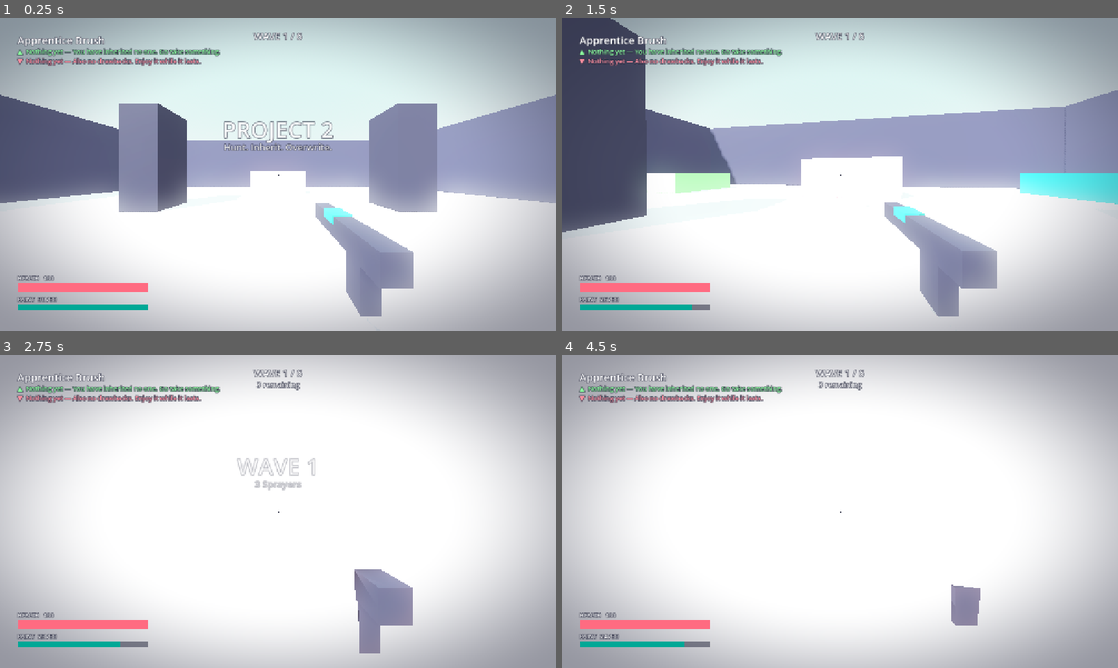
Above: before the commit, frames 1-4 (two rows, left to right).
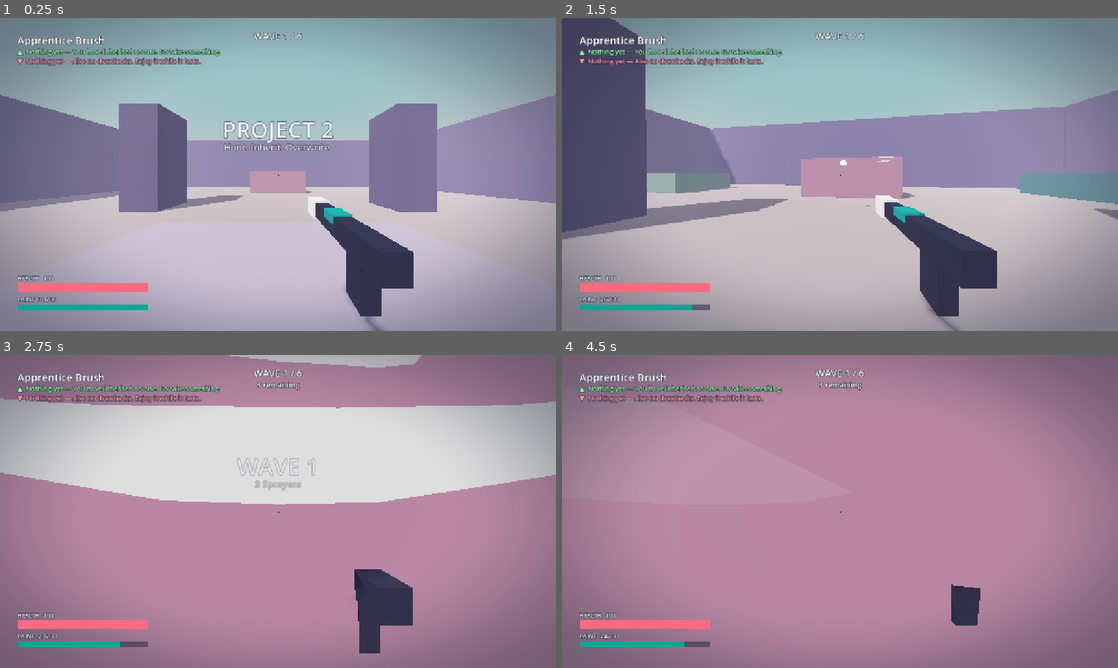
Above: after the commit, the same moments.

Repository: GameDevRocky/project-2
Game: Godot game, scene res://scenes/main.tscn
The game is run twice, just before and just after one commit, with the same random seed, the same clock (stepped at 60 frames per second) and the same inputs.
Inputs (mouse positions are in pixels of both pictures, inside the frame that each line leads up to):
- Up to frame 1 (0.25 s): no input
- Up to frame 2 (1.5 s): tap Enter (ui_accept) at 0.5 s; move the mouse to (867, 174) at 0.52 s; press the mouse at (867, 174) at 0.53 s; hold W (move_forward) from 0.53 s (still down); tap Space (jump) at 0.77 s; move the mouse to (812, 174) at 1.27 s; release the mouse at (812, 174) at 1.28 s; click (812, 174) at 1.35 s
- Up to frame 3 (2.75 s): keep holding W (move_forward); tap Space (jump) at 1.52 s; move the mouse to (289, 505) at 2.02 s; press the mouse at (289, 505) at 2.03 s; tap E (interact) at 2.1 s
- Up to frame 4 (4.5 s): keep holding W (move_forward); move the mouse to (834, 517) at 2.77 s; release the mouse at (834, 517) at 2.78 s; tap Q at 2.85 s; tap Space (jump) at 3.02, 3.77 s; click (834, 517) at 3.05 s; move the mouse to (878, 514) at 3.52 s; hold Ctrl 3.53-4.28 s; click (878, 514) at 3.8 s; move the mouse to (795, 508) at 4.27 s; tap Shift at 4.35 s

The runs differ from the first frame. In frame 1, 80% of the frame differs, in the area x 0-100%, y 0-100%; in frame 2, 81%; in frame 3, 95%; in frame 4, 98%.

Commit message:
Stage 1 visual pass: fix over-brightness and improve readability
Presentation only - no collision, layout, stats, timings or wave changes.

- Tonemap white 1.0 -> 3.0 so the sunlit floor no longer clips to white
- Glow bloom off; glow now only picks out emissive gameplay objects
- Ambient from a fixed lavender colour instead of the pale sky; warmer,
  slightly weaker sun for warm-light / cool-shade depth
- Light distance fog; enemies, cores, globs and splats opt out of it
- Canvas-grey floor, dusty violet walls, muted cover colours that no
  longer match the enemy colours exactly
- Enemy emission 0.35 -> 0.6; paint globs no longer unshaded so their
  emission actually renders; gun brush head glows in the pair colour
- Web (Compatibility) renderer gets sun energy 0.25, because it draws a
  shadow-casting sun ~2.7x brighter than Forward+
- Memory notes: web renderer brightness, WSL/screenshot testing, and a
  correction (Compatibility does support glow in 4.7.2)

Co-Authored-By: Claude Opus 5.5 <noreply@anthropic.com>

Diff:
--- a/scripts/arena.gd
+++ b/scripts/arena.gd
@@ -33,8 +33,6 @@
 ## "unfair" - dying should teach you the room, and a room reshuffled every run
 ## teaches you nothing.
 
-const Traits = preload("res://scripts/traits.gd")
-
 ## Half the width of the playable floor, in metres. The floor runs from
 ## -ARENA_HALF to +ARENA_HALF on both axes, so the arena is 46m square.
 const ARENA_HALF := 23.0
@@ -46,6 +44,34 @@
 ## How thick the boundary walls are. Deliberately chunky - thin walls are what
 ## fast projectiles slip through, and thickness costs nothing here.
 const WALL_THICKNESS := 2.0
+
+
+# --- The environment palette ------------------------------------------------
+# The rule behind these colours: the ROOM sits in the middle of the brightness
+# range with soft, dusty colour, so that everything you have to react to -
+# enemies, cores, paint - can sit above it (brighter, more saturated, glowing)
+# or, for the charcoal Monolith, clearly below it. The first version used a
+# near-white floor and the exact same pink/mint/teal as the enemies, so a pink
+# Sprayer in front of a pink block, or a white Ghost on the white floor, simply
+# disappeared.
+
+## Warm primed-canvas grey. Light enough to feel like a gallery floor, dark
+## enough that it never blows out to white under the sun.
+const FLOOR_COLOR := Color("#C4BCB3")
+
+## Dusty violet. A mid-tone frame around the room, deliberately lighter than
+## the charcoal Monolith and darker than the pastel enemies, so both read
+## against it.
+const WALL_COLOR := Color("#6C6592")
+
+## Muted "room" versions of the GDD palette, used only for cover. Same hue
+## family as the enemy colours, but dustier and darker, so the arena still
+## looks pastel without ever matching an enemy exactly.
+const COVER_SLATE := Color("#5A5578")
+const COVER_ROSE := Color("#C4899B")
+const COVER_SAGE := Color("#84B895")
+const COVER_TEAL := Color("#3F8886")
+const COVER_PALE := Color("#CBC2D6")
 
 
 ## The cover pieces, as a plain list. Each entry is where it sits, how big it
@@ -90,13 +116,14 @@
 	var env := Environment.new()
 
 	# A procedural sky, tinted to the GDD's pastel direction rather than the
-	# default blue. This is also the main source of ambient light below, so its
-	# colours quietly tint everything in the arena.
+	# default blue. It is only the backdrop you see over the walls - the
+	# ambient light below comes from a fixed colour instead - so it can stay
+	# pastel without flooding every shadow in the arena with light.
 	var sky_material := ProceduralSkyMaterial.new()
-	sky_material.sky_top_color = Color("#BFE9E4")
-	sky_material.sky_horizon_color = Color("#FFEFF3")
+	sky_material.sky_top_color = Color("#8FC9CF")
+	sky_material.sky_horizon_color = Color("#F1D9E3")
 	sky_material.ground_bottom_color = Color("#E9E4F0")
-	sky_material.ground_horizon_color = Color("#FFEFF3")
+	sky_material.ground_horizon_color = Color("#F1D9E3")
 	# A soft, wide sun disc rather than a hard point, which suits the
 	# "soft-edged geometric shadows" the art direction asks for.
 	sky_material.sun_angle_max = 24.0
@@ -108,29 +135,54 @@
 	env.background_mode = Environment.BG_SKY
 
 	# Ambient light is the fill light that stops shadows being pure black.
-	# Sourcing it from the sky means the pastel sky colours bounce into every
-	# shadow, which is what keeps the whole scene reading as bright and clean
-	# instead of high-contrast and harsh.
-	env.ambient_light_source = Environment.AMBIENT_SOURCE_SKY
-	env.ambient_light_sky_contribution = 1.0
-	env.ambient_light_energy = 1.15
+	#
+	# It used to come from the sky. The pale sky poured so much light into
+	# every shadow that the arena had almost no shading at all - nothing had a
+	# lit side and a dark side, so nothing had shape. A fixed, soft lavender
+	# fill is dimmer and fully under our control: shadows now read as cool
+	# pastel shade rather than grey, which keeps the stylised look while
+	# giving every box a readable light side and dark side.
+	env.ambient_light_source = Environment.AMBIENT_SOURCE_COLOR
+	env.ambient_light_color = Color("#B3AED6")
+	env.ambient_light_energy = 0.6
+	# 0 = "none of the ambient comes from the sky". Only matters if the source
+	# above is ever switched back to the sky, but it keeps intent obvious.
+	env.ambient_light_sky_contribution = 0.0
 
 	# Glow makes bright things bleed light into their surroundings. The paint
 	# globs, the enemy bodies and the dropped cores all use emissive materials,
-	# so this is what actually makes them glow rather than just look brightly
-	# coloured - it is the single biggest visual win in the whole project.
+	# so this is what makes them glow rather than just look brightly coloured.
+	#
+	# The rule is that ONLY gameplay objects glow. The room is lit to stay
+	# below the threshold, and bloom - which makes glow spill out of areas
+	# darker than the threshold too - is off, because it was hazing the whole
+	# screen and washing out exactly the things glow is meant to pick out.
 	env.glow_enabled = true
-	env.glow_intensity = 0.55
-	env.glow_bloom = 0.15
-	# Only things brighter than this threshold bloom, so the white floor does
-	# not smear the entire screen.
+	env.glow_intensity = 0.8
+	env.glow_bloom = 0.0
 	env.glow_hdr_threshold = 1.0
 
 	# Tonemapping maps the renderer's internal brightness range onto what a
-	# monitor can actually show. FILMIC rolls highlights off gently instead of
-	# clipping them to flat white, which matters a lot in a mostly-white arena.
+	# monitor can actually show. FILMIC rolls highlights off gently.
+	#
+	# tonemap_white is the brightness that counts as "pure white". It was 1.0,
+	# which meant the sunlit floor - lit well past 1.0 - clipped to flat white,
+	# and every pastel enemy standing on it clipped toward white with it. At
+	# 3.0 the room lands in the middle of the range, and the top of the range
+	# is left free for the things that glow.
 	env.tonemap_mode = Environment.TONE_MAPPER_FILMIC
 	env.tonemap_exposure = 1.0
+	env.tonemap_white = 3.0
+
+	# A light pastel haze that gets thicker with distance. The far walls fade
+	# slightly toward lavender, which gives the room depth. Enemies, cores and
+	# paint switch fog off on their own materials, so they stay crisp at any
+	# range and stand out against the hazier room behind them.
+	env.fog_enabled = true
+	env.fog_light_color = Color("#C9C0DE")
+	env.fog_density = 0.007
+	# Leave the sky alone - it already has its own colours.
+	env.fog_sky_affect = 0.0
 
 	world.environment = env
 	add_child(world)
@@ -143,10 +195,25 @@
 	# Angled down and across rather than straight overhead, so the pillars throw
 	# long readable shadows and the geometry has some shape to it.
 	sun.rotation_degrees = Vector3(-52.0, -47.0, 0.0)
-	sun.light_energy = 1.25
-	# A faintly warm sun against the cool sky, which is what gives the pastel
-	# palette its depth.
-	sun.light_color = Color("#FFF6EC")
+	sun.light_energy = 1.0
+
+	# The browser build runs on Godot's Compatibility renderer, not the
+	# desktop Forward+ one. Measured on this exact scene in Godot 4.7.2, the
+	# Compatibility renderer draws a SHADOW-CASTING sun far brighter than
+	# Forward+ does at the same energy - about 2.7x on the floor - while with
+	# shadows off the two match pixel for pixel. Left alone, the web version
+	# washes straight back out. 0.25 was picked by comparing screenshots from
+	# both renderers until the sunlit floor matched.
+	#
+	# This asks which renderer is running rather than which platform, because
+	# a desktop with an old graphics card can fall back to Compatibility too.
+	if RenderingServer.get_current_rendering_method() == "gl_compatibility":
+		sun.light_energy = 0.25
+	# A warm sun against the cool lavender fill. Warm light and cool shade is
+	# the classic painter's trick for depth: lit faces and shaded faces differ
+	# in colour as well as brightness, so shapes read clearly without the
+	# shadows having to go dark and muddy.
+	sun.light_color = Color("#FFEEDB")
 
 	sun.shadow_enabled = true
 	# A small bias nudges shadows away from the surface casting them, which
@@ -167,14 +234,14 @@
 	_add_solid(
 		Vector3(0.0, -0.5, 0.0),
 		Vector3(ARENA_HALF * 2.0, 1.0, ARENA_HALF * 2.0),
-		Color("#FBFBFD"),
+		FLOOR_COLOR,
 		0.95)
 
 
 func _build_walls() -> void:
 	var span: float = ARENA_HALF * 2.0
 	var offset: float = ARENA_HALF + WALL_THICKNESS * 0.5
-	var wall_color := Color("#3A3D57")
+	var wall_color := WALL_COLOR
 
 	# North and south.
 	_add_solid(Vector3(0.0, WALL_HEIGHT * 0.5, -offset),
@@ -206,20 +273,25 @@
 
 
 ## Turns the colour names used in the COVER table into real colours.
+##
+## The names still say "pink", "mint" and so on, but they now map to the
+## muted room versions above rather than the exact Traits colours. Those exact
+## colours belong to the enemies and their cores; cover sharing them is what
+## made enemies vanish against it.
 func _palette(name: String) -> Color:
 	match name:
 		"charcoal":
-			return Traits.CHARCOAL
+			return COVER_SLATE
 		"pink":
-			return Traits.PINK
+			return COVER_ROSE
 		"mint":
-			return Traits.MINT
+			return COVER_SAGE
 		"teal":
-			return Traits.TEAL
+			return COVER_TEAL
 		"pale":
-			return Color("#F0EAF6")
+			return COVER_PALE
 		_:
-			return Traits.WHITE
+			return FLOOR_COLOR
 
 
 ## Builds one solid box: a StaticBody3D with a matching collision shape and,
--- a/scripts/core_pickup.gd
+++ b/scripts/core_pickup.gd
@@ -69,6 +69,9 @@
 	# entire job of a pickup in a game this busy.
 	mat.emission_energy_multiplier = 1.6
 	mat.roughness = 0.4
+	# Ignore the arena's distance haze, so a core across the room keeps its
+	# full colour - that colour is how you know what is on offer.
+	mat.disable_fog = true
 	_mesh.material_override = mat
 	add_child(_mesh)
 
@@ -88,6 +91,7 @@
 	halo_mat.shading_mode = BaseMaterial3D.SHADING_MODE_UNSHADED
 	halo_mat.transparency = BaseMaterial3D.TRANSPARENCY_ALPHA
 	halo_mat.cull_mode = BaseMaterial3D.CULL_FRONT
+	halo_mat.disable_fog = true
 	_halo.material_override = halo_mat
 	add_child(_halo)
 
--- a/scripts/enemy.gd
+++ b/scripts/enemy.gd
@@ -211,6 +211,13 @@
 var _health_bar: MeshInstance3D
 var _health_bar_bg: MeshInstance3D
 
+## How strongly the body glows in its own colour when nothing is happening.
+## The hit/fire flash spikes above this and settles back to it. High enough
+## that a pastel enemy sits clearly brighter than the room behind it and picks
+## up a little glow; the charcoal Monolith instead reads by being the darkest
+## thing in the arena.
+const BASE_EMISSION := 0.6
+
 
 ## Called by game.gd before this enemy enters the scene.
 ## `health_scale` is the per-wave difficulty ramp - later waves hand in a bigger
@@ -293,11 +300,14 @@
 	mat.albedo_color = stats["color"]
 	mat.roughness = 0.85
 	mat.metallic = 0.0
-	# A faint glow of its own colour, so a white Ghost still reads against the
-	# white floor and walls.
+	# A glow of its own colour, so the body is always a step brighter than the
+	# room it is standing in.
 	mat.emission_enabled = true
 	mat.emission = stats["color"]
-	mat.emission_energy_multiplier = 0.35
+	mat.emission_energy_multiplier = BASE_EMISSION
+	# Ignore the arena's distance haze. The room fades with distance; the
+	# thing trying to kill you should not.
+	mat.disable_fog = true
 	_mesh.material_override = mat
 
 	add_child(_mesh)
@@ -339,6 +349,8 @@
 	mat.cull_mode = BaseMaterial3D.CULL_DISABLED
 	# Draw on top of the world so the bar is never buried inside the enemy mesh.
 	mat.no_depth_test = true
+	# Keep the bar's colours exact at range rather than tinted by the haze.
+	mat.disable_fog = true
 	node.material_override = mat
 
 	return node
@@ -586,7 +598,7 @@
 	var mat = _mesh.material_override
 	mat.emission_energy_multiplier = 2.2
 	var tween := create_tween()
-	tween.tween_property(mat, "emission_energy_multiplier", 0.35, 0.18)
+	tween.tween_property(mat, "emission_energy_multiplier", BASE_EMISSION, 0.18)
 
 
 func _die() -> void:
--- a/scripts/player.gd
+++ b/scripts/player.gd
@@ -249,6 +249,13 @@
 	# possible readout of "what am I right now", sitting in the middle of the
 	# screen where you are already looking.
 	_muzzle = _make_box(Vector3(0.12, 0.13, 0.16), Vector3(0.0, 0.0, -0.36), Traits.WHITE)
+	# A soft glow in the pair's colour, so the brush head stays a clear, bright
+	# swatch whichever way you are facing the sun. _apply_pair() keeps the glow
+	# colour in step with the paint colour.
+	var muzzle_mat: StandardMaterial3D = _muzzle.material_override
+	muzzle_mat.emission_enabled = true
+	muzzle_mat.emission = Traits.WHITE
+	muzzle_mat.emission_energy_multiplier = 0.5
 	_view_model.add_child(_muzzle)
 
 
@@ -546,6 +553,7 @@
 	if _muzzle != null:
 		var mat = _muzzle.material_override
 		mat.albedo_color = pair["color"]
+		mat.emission = pair["color"]
 
 
 # ============================================================================
--- a/scripts/projectile.gd
+++ b/scripts/projectile.gd
@@ -117,11 +117,18 @@
 	mat.albedo_color = color
 	# An emission makes the material give off its own light-like glow, so the
 	# glob stays readable even in shadow. It does not actually light the world.
+	#
+	# The glob used to be UNSHADED as well. Unshaded draws the plain albedo
+	# colour and nothing else - Godot skips emission entirely in that mode - so
+	# the glow set here was never actually drawn. Leaving the glob lit lets the
+	# emission through: strong enough to push it past the arena's glow
+	# threshold, so incoming paint carries a halo you can track and dodge.
 	mat.emission_enabled = true
 	mat.emission = color
-	mat.emission_energy_multiplier = 0.8
-	# Unshaded ignores scene lighting entirely - the glob is always full colour.
-	mat.shading_mode = BaseMaterial3D.SHADING_MODE_UNSHADED
+	mat.emission_energy_multiplier = 1.8
+	# Ignore the arena's distance haze, so a glob fired from across the room is
+	# as crisp as one fired from next to you.
+	mat.disable_fog = true
 	mesh_node.material_override = mat
 
 	add_child(mesh_node)
@@ -236,6 +243,9 @@
 	# Transparency has to be switched on explicitly before an alpha value in
 	# albedo_color will do anything at all.
 	mat.transparency = BaseMaterial3D.TRANSPARENCY_ALPHA
+	# Fog on a see-through material still tints it even as it fades out, which
+	# would leave a faint lavender ghost where the splat was. Paint stays paint.
+	mat.disable_fog = true
 	splat.material_override = mat
 
 	# Add the splat to the level rather than to this glob - this glob is about
@@ -273,6 +283,7 @@
 	# Drawing only the inside faces of the sphere makes it read as a soft cloud
 	# you are looking into, rather than a hard opaque ball blocking your view.
 	mat.cull_mode = BaseMaterial3D.CULL_FRONT
+	mat.disable_fog = true
 	ring.material_override = mat
 
 	get_parent().add_child(ring)
Not shown, changed: memory/INDEX.md
Not shown, added: memory/compatibility-renderer-brightens-shadowed-sun.md
Not shown, changed: memory/github-pages-web-export-config.md
Not shown, changed: memory/godot-cli-runs-the-game-headless.md
